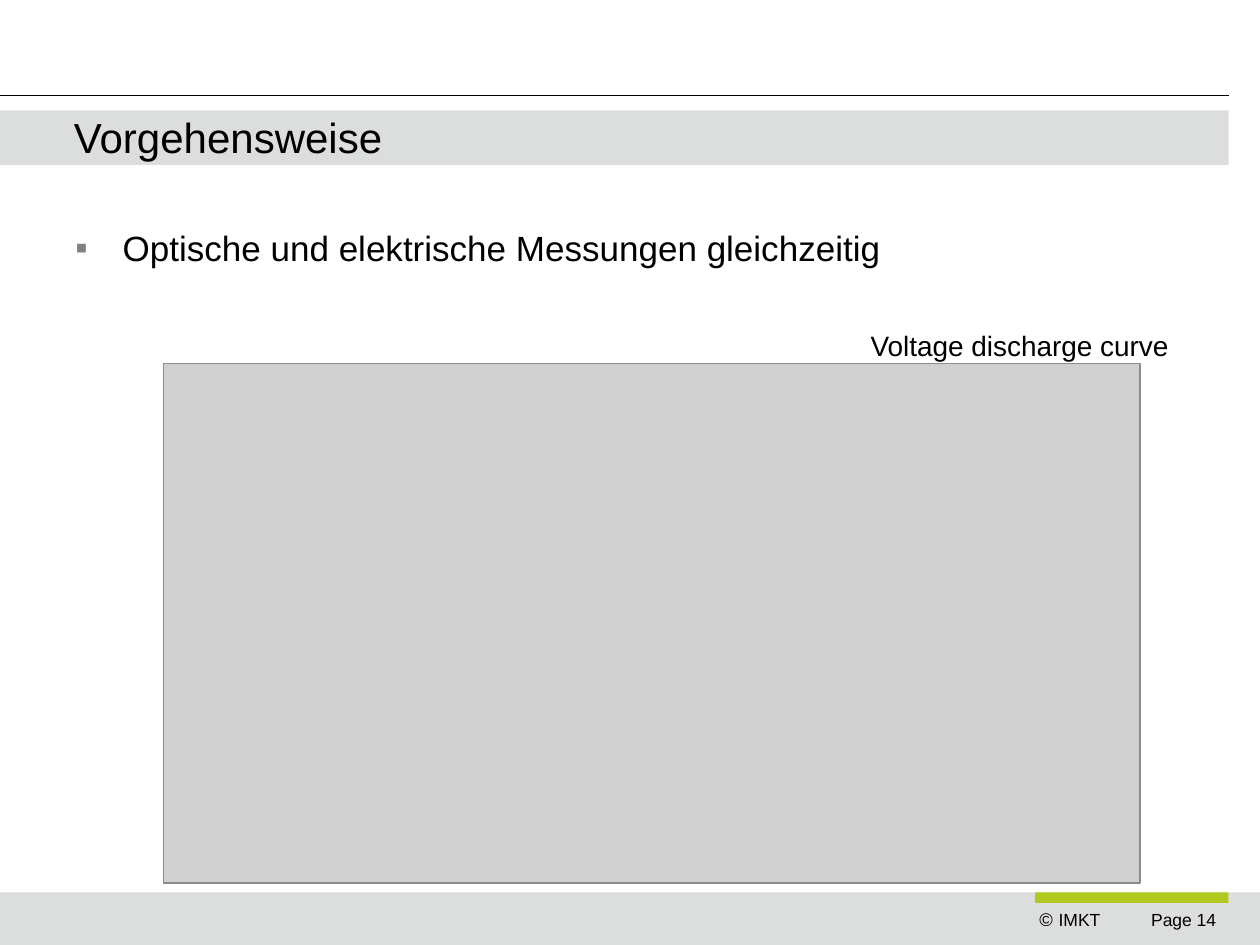
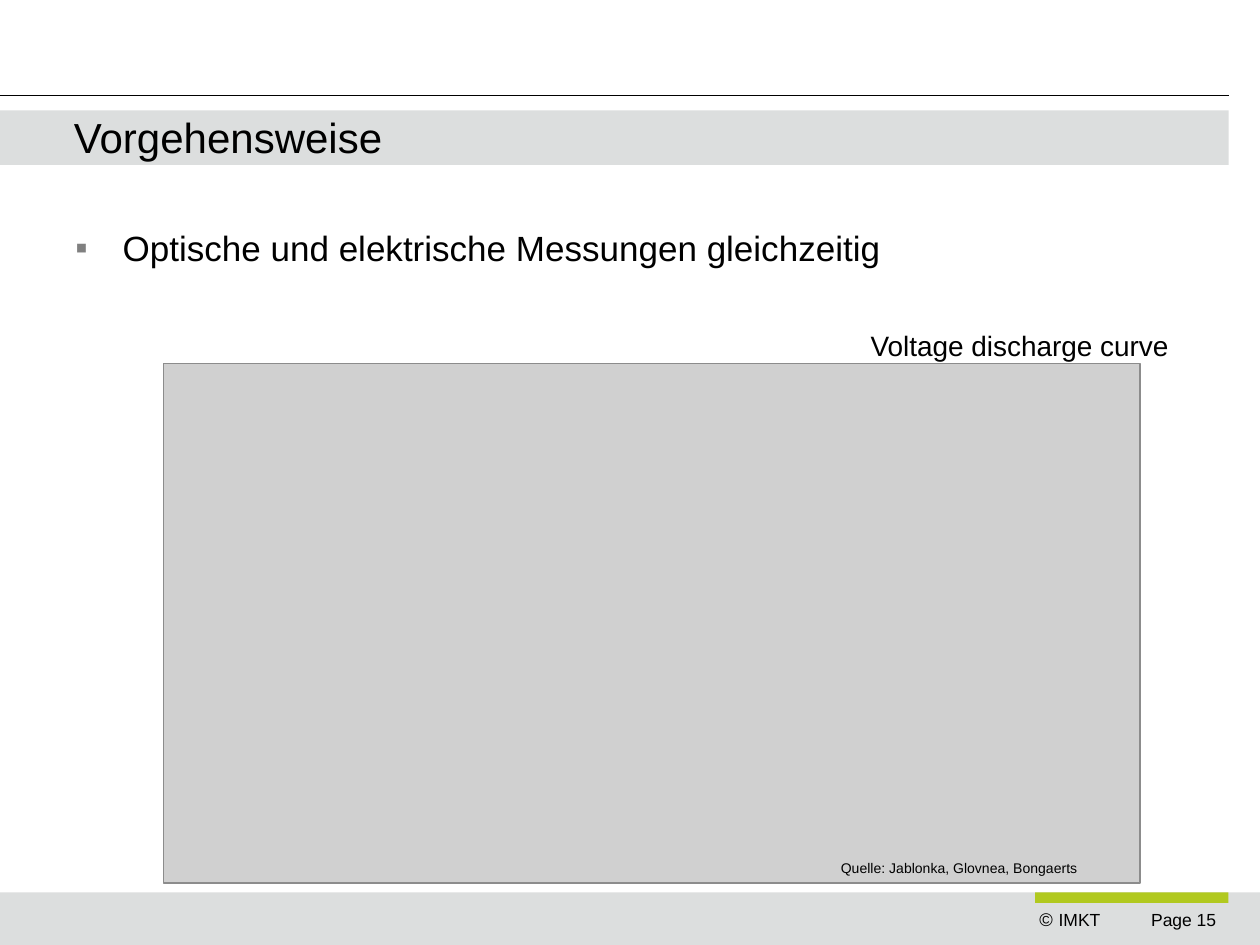
Before and after one commit to ngocminhdao88/dao_masterarbeit, a slide deck: slide 15 of presentations/ziel_der_arbeit_vw.pptx (slide 14 before the commit). Drawn at 1260x945 pixels with LibreOffice and Linux fonts; fonts in the diff are those of the drawing; grey boxes stand for pictures; background and template pictures are left out. Boxes give left, top, right and bottom in pixels: in the first picture for what was removed or moved away, otherwise in the second. Text is boxed around its words. In the diff, an @@ line names an element or a change of style, - is before the commit and + after.

```diff
--- a/presentations/ziel_der_arbeit_vw.pptx
+++ b/presentations/ziel_der_arbeit_vw.pptx
@@ text added at [841, 863, 1077, 876], 8 pt, text #000000 @@
+Quelle: Jablonka, Glovnea, Bongaerts
@@ page number at [1151, 914, 1216, 930]: text changed @@
-Page 14
+Page 15
```
Also in this commit, not shown: 13 other slides changed, 2 slides added, 10 other files.
